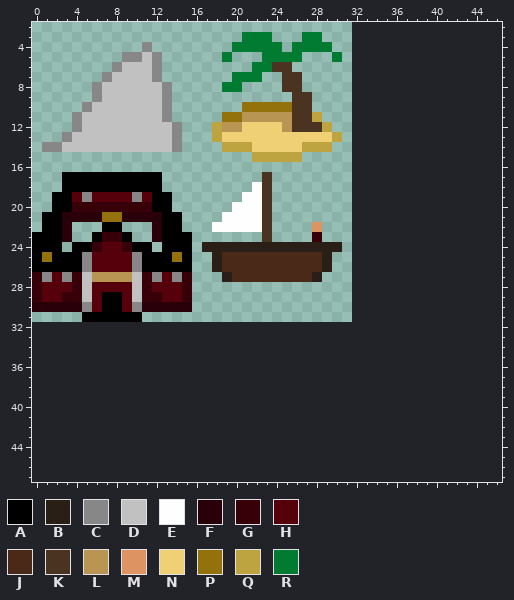
Two versions of one pixel-art sprite, img/environment.gif. Above, as it was before the edit.
The file is 64x64 pixels, drawn in blocks of 2x2; one block is one cell here. Colours within 5 levels of each other are drawn and written as one. Shown: x 0..46, y 2..47. The old version is drawn lined up with the new one, on the new canvas.
Palette (. is transparent): A #000000  B #2a1f17  C #878787  D #c1c1c1  E #fefefe  F #29000a  G #370009  H #55000b  J #4a2918  K #4b3321  L #b99553  M #de9462  N #efd074  P #94720b  Q #bda441  R #007b31
The result:
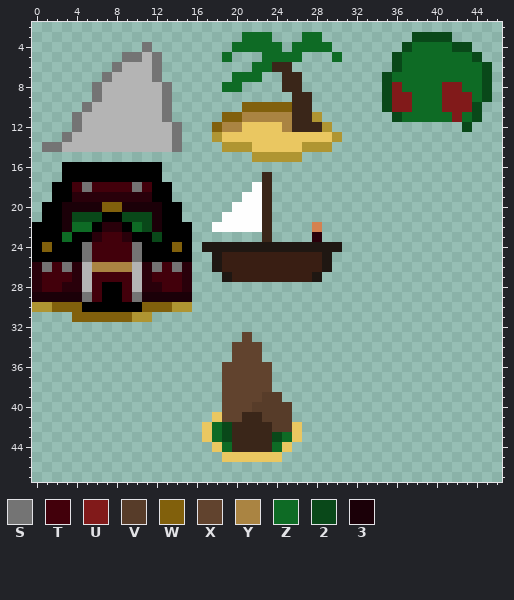
Colours new in this view: S #747474  T #42000b  U #811a1a  V #573c29  W #81600c  X #61432e  Y #aa8442  Z #0e6b25  2 #094819  3 #1b0008
Diff:
canvas 32x32 -> 64x64
colour B: #2a1f17 -> #1f1712
colour D: #c1c1c1 -> #b4b4b4
colour J: #4a2918 -> #391e13
colour K: #4b3321 -> #3a2619
colour M: #de9462 -> #d48150
colour N: #efd074 -> #eac761
colour Q: #bda441 -> #af9532
Changed rows in their new state; - is a pixel that keeps its letter.
first column x 0:
 3 ---------------------ZZZ---ZZ---------2222----
 4 -----------S--------ZZZZZ-ZZZZ-------2ZZZZ22--
 5 ---------SS-S------Z---ZZZZ---Z-----2ZZZZZZZ2-
 6 --------S---S---------ZZ------------2ZZZZZZZZ2
 7 -------S----S-------ZZZ------------2ZZZZZZZZZ2
 8 ------S------S-----ZZ--------------2UZZZZUUZZ2
 9 ------S------S---------------------2UUZZZUUUZ2
10 -----S-------S-------WWWWW---------2UUZZZUUU2-
11 ----S--------S-----WWYYYYY----------2ZZZZZUZ2-
12 ----S---------S---WYY----Y-----------------2--
13 ---S----------S-------------------------------
14 -SS-----------S-------------------------------
16 ---AAAAAAAAAA---------------------------------
18 --A-TSTTTTST-A--------------------------------
19 ----FFFFFFFF----------------------------------
20 -A-3333WW3333-A-------------------------------
21 ---3222AA2223---------------------------------
22 A--3ZZAFFAZ23--A------------------------------
23 ---ZAAFTTFAA2---------------F-----------------
24 -W-A-STTTTS-A-W-------------------------------
25 -A---STTTTS---A-------------------------------
26 FSTSFDYYYYDFSTSF------------------------------
27 FTTTF-TTTT-FTTTF------------------------------
28 FTTFF-TAAT-FFTTF------------------------------
29 33333ST--TS33333------------------------------
30 QQWWWAA--AAWWWQQ------------------------------
31 ----WWWWWWQQ----------------------------------
33 ---------------------X------------------------
34 --------------------XXX-----------------------
35 --------------------XXX-----------------------
36 -------------------XXXXX----------------------
37 -------------------XXXXX----------------------
38 -------------------XXXXX----------------------
39 -------------------XXXXVV---------------------
40 -------------------XXXVVVV--------------------
41 ------------------NXXKKVVV--------------------
42 -----------------NZ2KKKKVVN-------------------
43 -----------------NZ2KKKK2ZN-------------------
44 ------------------NZKKKKZN--------------------
45 -------------------NNNNNN---------------------
Where, in picture pixels (left, top, right, bottom), the same in both pictures:
changed: (32, 32, 492, 462)
